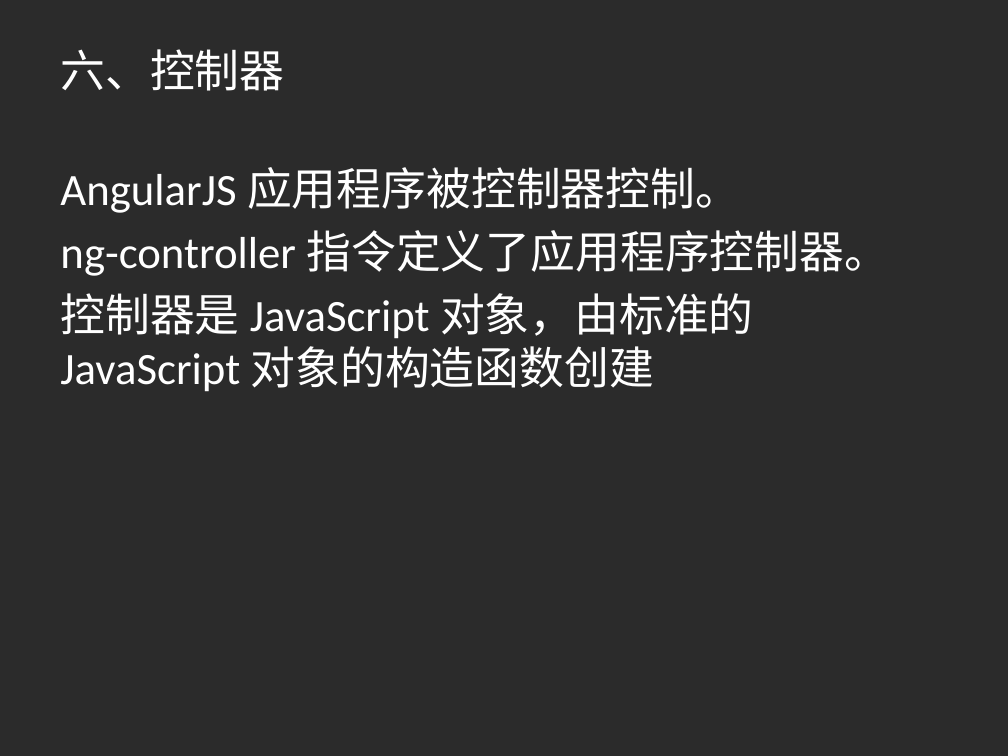
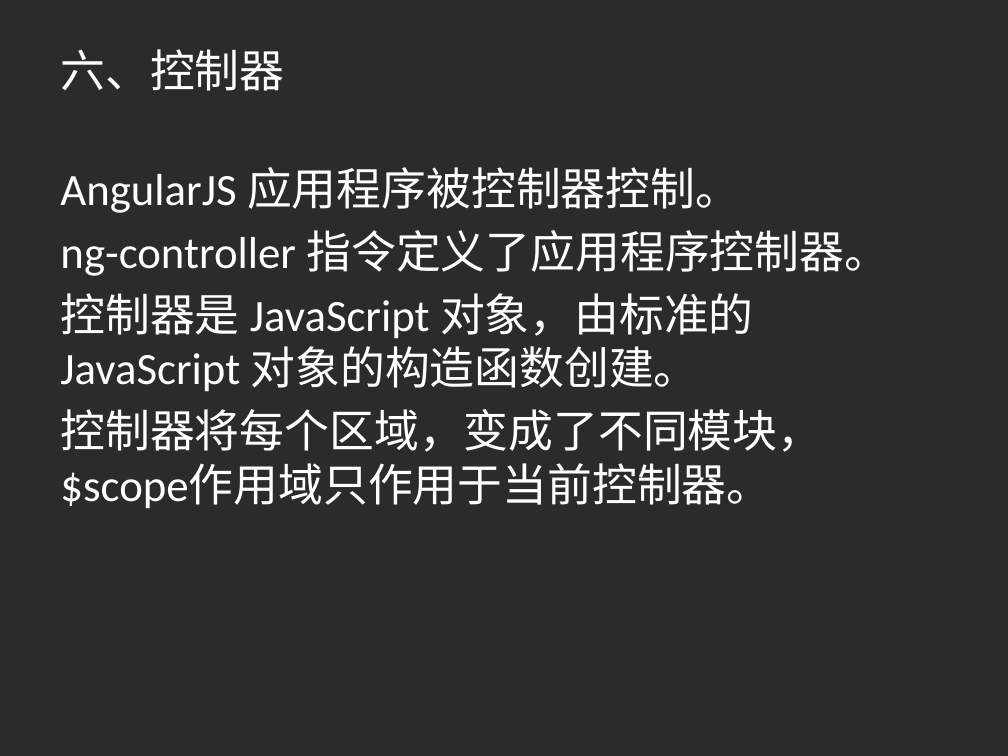
Before and after one commit to zhengqi900/angular, a slide deck: slide 9 of AngularJS.pptx. Drawn at 1008x756 pixels with LibreOffice and Linux fonts; fonts in the diff are those of the drawing; background and template pictures are left out; a plain dark background stands for a picture behind light text. Boxes give left, top, right and bottom in pixels: in the first picture for what was removed or moved away, otherwise in the second. Text is boxed around its words. In the diff, an @@ line names an element or a change of style, - is before the commit and + after.

Commit message:
up

```diff
--- a/AngularJS.pptx
+++ b/AngularJS.pptx
@@ text at (60, 293, 822, 509): text changed @@
-控制器是 JavaScript 对象，由标准的 JavaScript 对象的构造函数创建
+控制器是 JavaScript 对象，由标准的 JavaScript 对象的构造函数创建。
+控制器将每个区域，变成了不同模块，$scope作用域只作用于当前控制器。
```
Also in this commit, not shown: 2 other slides changed.
